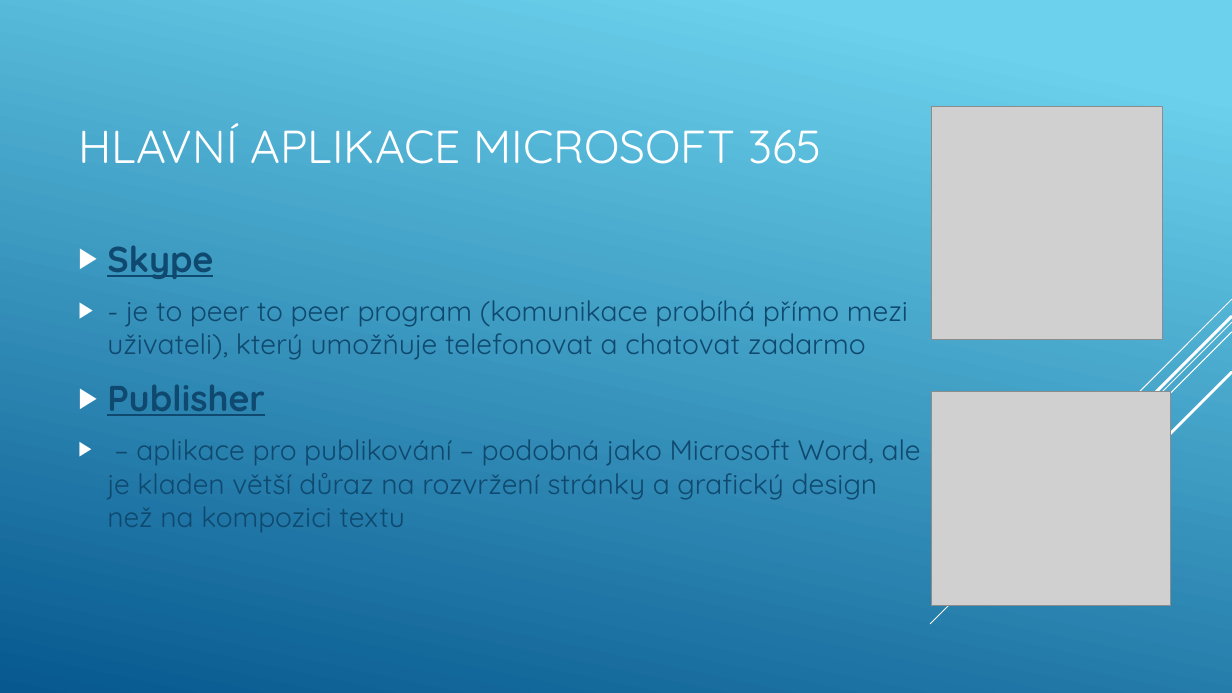
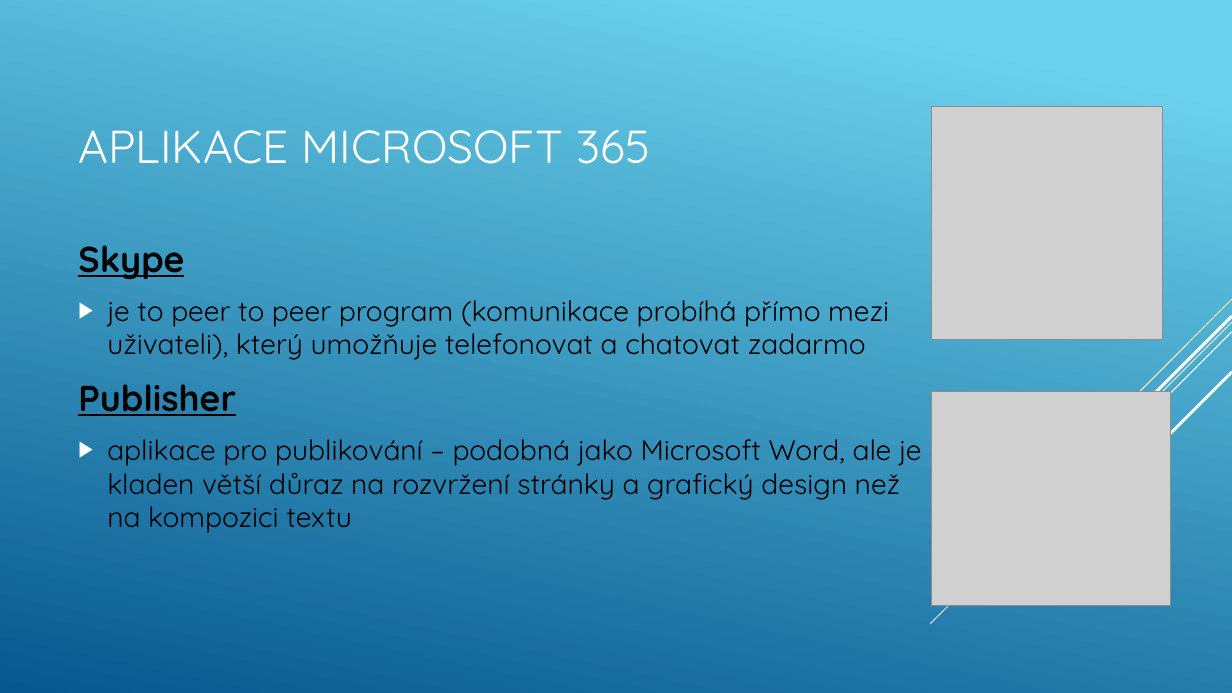
Before and after one commit to machacekadam/Office-365-a-jeho-mo-nosti, a slide deck: slide 17 of Machacek.pptx. Drawn at 1232x693 pixels with LibreOffice and Linux fonts; fonts in the diff are those of the drawing; grey boxes stand for pictures. Boxes give left, top, right and bottom in pixels: in the first picture for what was removed or moved away, otherwise in the second. Text is boxed around its words. In the diff, an @@ line names an element or a change of style, - is before the commit and + after.

```diff
--- a/Machacek.pptx
+++ b/Machacek.pptx
@@ title at (78,129,650,164): text changed @@
-HLAVNÍ APLIKACE MICROSOFT 365
+APLIKACE MICROSOFT 365
@@ text at (78,245,236,416): text colour #0F496F to #000000 in "Skype", "Publisher"; bullet ▶ to none @@
@@ text at (107,300,889,360): text changed; text colour #0F496F to #000000 @@
-▶ - je to peer to peer program (komunikace probíhá přímo mezi uživateli), který umožňuje telefonovat a chatovat zadarmo
+▶ je to peer to peer program (komunikace probíhá přímo mezi uživateli), který umožňuje telefonovat a chatovat zadarmo
@@ text at (107,439,921,533): text changed; text colour #0F496F to #000000 @@
-▶ – aplikace pro publikování – podobná jako Microsoft Word, ale je kladen větší důraz na rozvržení stránky a grafický design než na kompozici textu
+▶ aplikace pro publikování – podobná jako Microsoft Word, ale je kladen větší důraz na rozvržení stránky a grafický design než na kompozici textu
```
Also in this commit, not shown: 19 other slides changed.
